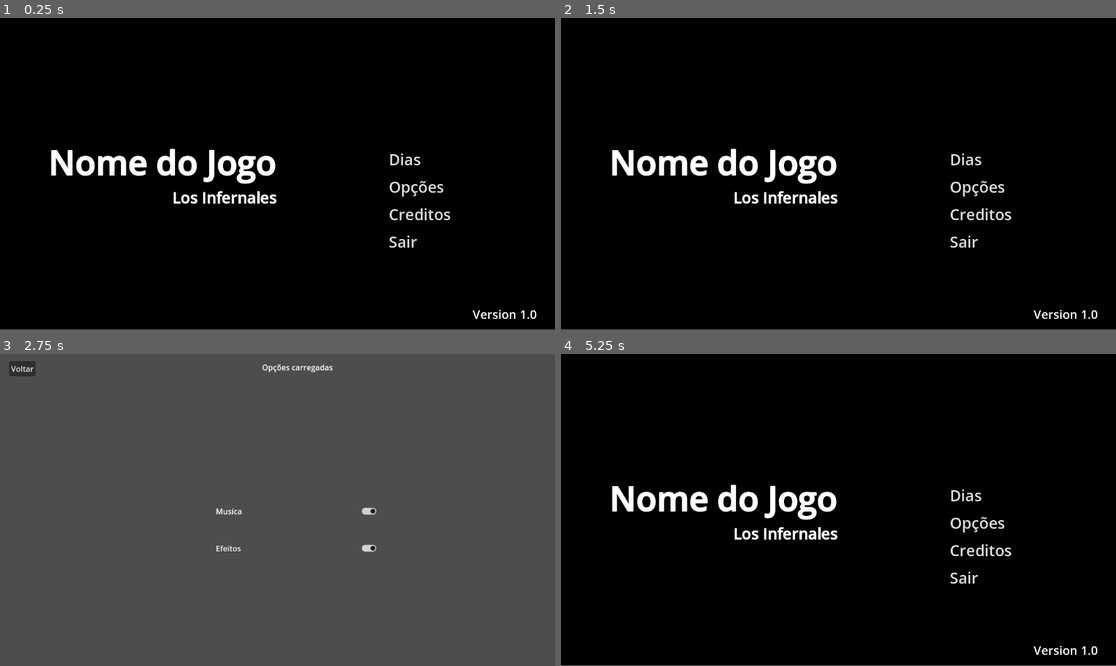
Above: before the commit, frames 1-4 (two rows, left to right).
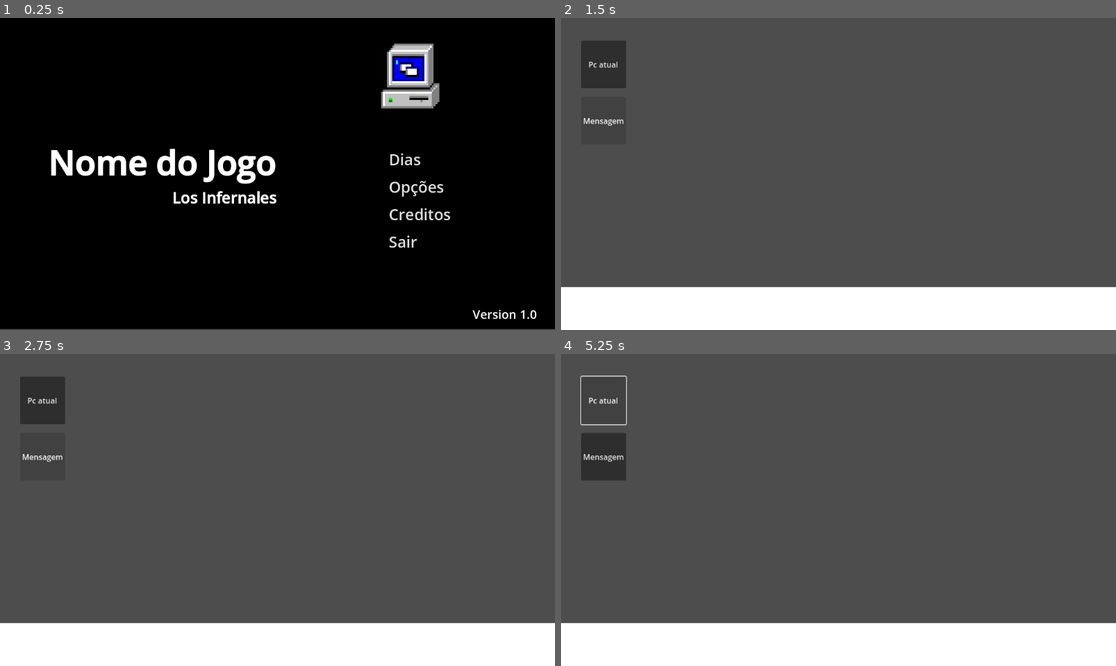
Above: after the commit, the same moments.

Repository: VitorTeixr/Projeto2
Game: Godot game, scene res://Interface/mainmenu.tscn
The game is run twice, just before and just after one commit, with the same random seed, the same clock (stepped at 60 frames per second) and the same inputs. The engine's default icon, where the game draws it, is replaced by a stand-in: a white triangle on a blue panel in a dark square. Video files are missing from this copy of the repository; at most half a second of black plays in their place.
Inputs (mouse positions are in pixels of both pictures, inside the frame that each line leads up to):
- Up to frame 1 (0.25 s): no input
- Up to frame 2 (1.5 s): click "Dias" at 0.5 s; click "Voltar" (after the commit: "Mensagem") at 1.25 s
- Up to frame 3 (2.75 s): click "Opções" (after the commit: "Mensagem") at 2 s
- Up to frame 4 (5.25 s): click "Voltar" (after the commit: "Mensagem") at 2.75 s; click "Creditos" (after the commit: "Mensagem") at 3.5 s; click "Voltar" (after the commit: "Mensagem") at 4.25 s; click (605, 400) at 5 s, where only the run after the commit has a clickable "Pc atual"

The runs differ from the first frame. In frame 1, 1.7% of the frame differs, in the area x 68-80%, y 8-29%; in frame 2, 100%, in the area x 0-100%, y 0-100%; in frame 3, 16%; in frame 4, 100%.

Commit message:
PcCyberpunk

Diff:
--- /dev/null
+++ b/Interface/PcCyberpunk.tscn
@@ -0,0 +1,161 @@
+[gd_scene load_steps=12 format=3 uid="uid://c1gx8mnmqrqv3"]
+
+[ext_resource type="Texture2D" uid="uid://pghuu0xgq2sw" path="res://sprites/pngwing.com.png" id="1_hrfsr"]
+[ext_resource type="Script" path="res://scripts/PcCyberpunk.gd" id="1_q8175"]
+[ext_resource type="FontFile" uid="uid://vneqrsab2dtf" path="res://sprites/Battlenet.ttf" id="2_m0yot"]
+[ext_resource type="Texture2D" uid="uid://ddp66tnmetc4r" path="res://sprites/EmailIcon.png" id="3_i36o8"]
+[ext_resource type="Script" path="res://scripts/PcAntigo.gd" id="3_wnulo"]
+[ext_resource type="Texture2D" uid="uid://bgxoxahor34bd" path="res://sprites/PatchInverted.png" id="4_uam88"]
+[ext_resource type="Script" path="res://sprites/Time Panel.gd" id="5_njc3g"]
+[ext_resource type="Texture2D" uid="uid://c8taf62cx575x" path="res://sprites/icon.png" id="7_5jwro"]
+
+[sub_resource type="LabelSettings" id="LabelSettings_lwnxj"]
+font = ExtResource("2_m0yot")
+font_size = 32
+
+[sub_resource type="StyleBoxTexture" id="StyleBoxTexture_yerja"]
+texture = ExtResource("4_uam88")
+texture_margin_left = 1.0
+texture_margin_top = 1.0
+texture_margin_right = 1.0
+texture_margin_bottom = 1.0
+
+[sub_resource type="LabelSettings" id="LabelSettings_ivye7"]
+font = ExtResource("2_m0yot")
+font_size = 50
+font_color = Color(0, 0, 0, 1)
+
+[node name="PcCyberpunk" type="Control"]
+layout_mode = 3
+anchors_preset = 15
+anchor_right = 1.0
+anchor_bottom = 1.0
+grow_horizontal = 2
+grow_vertical = 2
+script = ExtResource("1_q8175")
+
+[node name="ColorRect" type="ColorRect" parent="."]
+layout_mode = 1
+anchors_preset = 15
+anchor_right = 1.0
+anchor_bottom = 1.0
+grow_horizontal = 2
+grow_vertical = 2
+color = Color(0.381703, 0.381703, 0.381703, 1)
+
+[node name="PcAntigo" type="TextureButton" parent="." groups=["button"]]
+layout_mode = 0
+offset_left = 34.0
+offset_top = 29.0
+offset_right = 91.0
+offset_bottom = 90.0
+action_mode = 0
+texture_normal = ExtResource("1_hrfsr")
+ignore_texture_size = true
+stretch_mode = 0
+script = ExtResource("3_wnulo")
+
+[node name="Pc Antigo" type="Label" parent="PcAntigo"]
+layout_mode = 1
+anchors_preset = 12
+anchor_top = 1.0
+anchor_right = 1.0
+anchor_bottom = 1.0
+offset_top = 8.0
+offset_bottom = 31.0
+grow_horizontal = 2
+grow_vertical = 0
+text = "Pc Antigo"
+label_settings = SubResource("LabelSettings_lwnxj")
+horizontal_alignment = 1
+
+[node name="Emails" type="TextureButton" parent="."]
+layout_mode = 0
+offset_left = 30.0
+offset_top = 283.0
+offset_right = 94.0
+offset_bottom = 344.0
+toggle_mode = true
+texture_normal = ExtResource("3_i36o8")
+ignore_texture_size = true
+stretch_mode = 0
+
+[node name="Emails" type="Label" parent="Emails"]
+layout_mode = 1
+anchors_preset = 12
+anchor_top = 1.0
+anchor_right = 1.0
+anchor_bottom = 1.0
+offset_top = 8.0
+offset_bottom = 31.0
+grow_horizontal = 2
+grow_vertical = 0
+text = "Emails"
+label_settings = SubResource("LabelSettings_lwnxj")
+horizontal_alignment = 1
+
+[node name="Time Panel" type="Panel" parent="."]
+layout_mode = 1
+anchors_preset = 11
+anchor_left = 1.0
+anchor_right = 1.0
+anchor_bottom = 1.0
+offset_left = -133.0
+offset_top = 8.0
+offset_right = -20.0
+offset_bottom = -591.0
+grow_horizontal = 0
+grow_vertical = 2
+theme_override_styles/panel = SubResource("StyleBoxTexture_yerja")
+script = ExtResource("5_njc3g")
+
+[node name="Time" type="Label" parent="Time Panel"]
+layout_mode = 1
+anchors_preset = 8
+anchor_left = 0.5
+anchor_top = 0.5
+anchor_right = 0.5
+anchor_bottom = 0.5
+offset_left = -20.0
+offset_top = -11.5
+offset_right = 20.0
+offset_bottom = 11.5
+grow_horizontal = 2
+grow_vertical = 2
+label_settings = SubResource("LabelSettings_ivye7")
+
+[node name="Menu Iniciar" type="VBoxContainer" parent="."]
+layout_mode = 0
+offset_left = 1034.0
+offset_top = 147.0
+offset_right = 1130.0
+offset_bottom = 523.0
+theme_override_constants/separation = 40
+alignment = 1
+
+[node name="TextureButton" type="TextureButton" parent="Menu Iniciar"]
+layout_mode = 2
+size_flags_horizontal = 4
+texture_normal = ExtResource("7_5jwro")
+
+[node name="TextureButton2" type="TextureButton" parent="Menu Iniciar"]
+layout_mode = 2
+size_flags_horizontal = 4
+texture_normal = ExtResource("7_5jwro")
+
+[node name="TextureButton3" type="TextureButton" parent="Menu Iniciar"]
+layout_mode = 2
+size_flags_horizontal = 4
+texture_normal = ExtResource("7_5jwro")
+
+[node name="TextureButton4" type="TextureButton" parent="Menu Iniciar"]
+layout_mode = 2
+size_flags_horizontal = 4
+texture_normal = ExtResource("7_5jwro")
+
+[node name="Indicador" type="Label" parent="Menu Iniciar"]
+layout_mode = 2
+text = "Menu iniciar"
+
+[connection signal="pressed" from="PcAntigo" to="." method="_on_pc_antigo_pressed"]
+[connection signal="pressed" from="Emails" to="." method="_on_emails_pressed"]
--- a/Interface/control.tscn
+++ b/Interface/control.tscn
@@ -1,13 +1,10 @@
-[gd_scene load_steps=2 format=3 uid="uid://vjinf60a0dx8"]
-
-[ext_resource type="Script" path="res://scripts/NotePad.gd" id="1_d5ksw"]
+[gd_scene format=3 uid="uid://vjinf60a0dx8"]
 
 [node name="Control" type="Control"]
 layout_mode = 3
 anchors_preset = 0
 offset_right = 40.0
 offset_bottom = 40.0
-script = ExtResource("1_d5ksw")
 
 [node name="TextEditor" type="TextEdit" parent="."]
 layout_mode = 0
--- a/Interface/mainmenu.tscn
+++ b/Interface/mainmenu.tscn
@@ -1,7 +1,8 @@
-[gd_scene load_steps=7 format=3 uid="uid://btvq06nj36u2s"]
+[gd_scene load_steps=8 format=3 uid="uid://btvq06nj36u2s"]
 
 [ext_resource type="Script" path="res://scripts/menu.gd" id="1_r2i3s"]
 [ext_resource type="VideoStream" path="res://videos/Cyberpunk-Hi-Tech-Line-Background-video-Footage-Screensaver.ogv" id="2_pino5"]
+[ext_resource type="Texture2D" uid="uid://pghuu0xgq2sw" path="res://sprites/pngwing.com.png" id="3_kasf0"]
 
 [sub_resource type="LabelSettings" id="LabelSettings_3r26w"]
 font_size = 70
@@ -144,3 +145,16 @@
 grow_vertical = 0
 text = "Version 1.0"
 label_settings = SubResource("LabelSettings_obyyy")
+
+[node name="TextureButton" type="TextureButton" parent="." groups=["button"]]
+layout_mode = 1
+anchors_preset = -1
+offset_left = 791.0
+offset_top = 53.0
+offset_right = 916.0
+offset_bottom = 192.0
+texture_normal = ExtResource("3_kasf0")
+ignore_texture_size = true
+stretch_mode = 0
+
+[connection signal="pressed" from="TextureButton" to="." method="_on_texture_button_pressed"]
--- a/scripts/Mensagem.gd
+++ b/scripts/Mensagem.gd
@@ -12,7 +12,7 @@
 
 
 func _on_exit_pressed():
-	get_tree().change_scene_to_file("res://Interface/computador_contemporaneo.tscn") # Replace with function body.
+	get_tree().change_scene_to_file("res://Interface/PcCyberpunk.tscn") # Replace with function body.
 
 
 func _on_button_pressed():
--- /dev/null
+++ b/scripts/PcAntigo.gd
@@ -0,0 +1 @@
+extends TextureButton
--- /dev/null
+++ b/scripts/PcCyberpunk.gd
@@ -0,0 +1,63 @@
+extends Control
+
+var click_count = 0
+var double_click_time = 0.3  # Tempo máximo permitido entre cliques (em segundos)
+var timer = 0.0
+
+var click_count1 = 0
+var double_click_time1 = 0.3  # Tempo máximo permitido entre cliques (em segundos)
+var timer1 = 0.0
+
+func _process(delta):
+	if click_count > 0:
+		timer += delta
+		if timer > double_click_time:
+			# Tempo excedido, resetar
+			click_count = 0
+			timer = 0.0
+
+	if click_count1 > 0:
+		timer1 += delta
+		if timer1 > double_click_time1:
+			# Tempo excedido, resetar
+			click_count1 = 0
+			timer1 = 0.0
+
+
+func _on_pc_antigo_pressed():
+	click_count += 1
+	if click_count == 1:
+		# Primeiro clique, iniciar o temporizador
+		timer = 0.0
+	elif click_count == 2:
+		# Segundo clique dentro do tempo permitido
+		if timer <= double_click_time:
+			_on_double_click()
+		# Resetar para o próximo conjunto de cliques
+		click_count = 0
+		timer = 0.0
+
+func _on_double_click():
+	# Ação desejada ao clicar duas vezes rapidamente
+	get_tree().change_scene_to_file("res://Interface/loading_scene.tscn")
+	# Aqui você pode chamar a função ou ação desejada.
+
+
+func _on_emails_pressed():
+	click_count1 += 1
+	if click_count1 == 1:
+		# Primeiro clique, iniciar o temporizador
+		timer1 = 0.0
+	elif click_count1 == 2:
+		# Segundo clique dentro do tempo permitido
+		if timer1 <= double_click_time:
+			_on_double_click1()
+		# Resetar para o próximo conjunto de cliques
+		click_count1 = 0
+		timer1 = 0.0
+
+
+func _on_double_click1():
+	# Ação desejada ao clicar duas vezes rapidamente
+	get_tree().change_scene_to_file("res://Interface/Mensagem.tscn")
+	# Aqui você pode chamar a função ou ação desejada.
--- a/scripts/menu.gd
+++ b/scripts/menu.gd
@@ -12,7 +12,7 @@
 func _on_button_pressed(_button: Button) -> void:
 	match _button.name:
 		"NewGame":
-			get_tree().change_scene_to_file("res://Interface/level.tscn")
+			get_tree().change_scene_to_file("res://Interface/computador_contemporaneo.tscn")
 
 		"Options":
 			get_tree().change_scene_to_file("res://Interface/Options.tscn")
--- a/tela_gameplay.gd
+++ b/tela_gameplay.gd
@@ -7,7 +7,7 @@
 	$ScrollContainer2/VBoxContainer/Label2.text="começo"
 	for _button in get_tree().get_nodes_in_group('button'):
 		_button.pressed.connect(_on_button_pressed.bind(_button))
-	$Label/Button.toggled=false
+		$Label/Button.toggle_mode = false
 	pass # Replace with function body.
 var resposta=null
 
Binary file added: sprites/EmailIcon.png
Not shown, added: sprites/EmailIcon.png.import
Binary file added: sprites/pngwing.com.png
Not shown, added: sprites/pngwing.com.png.import
